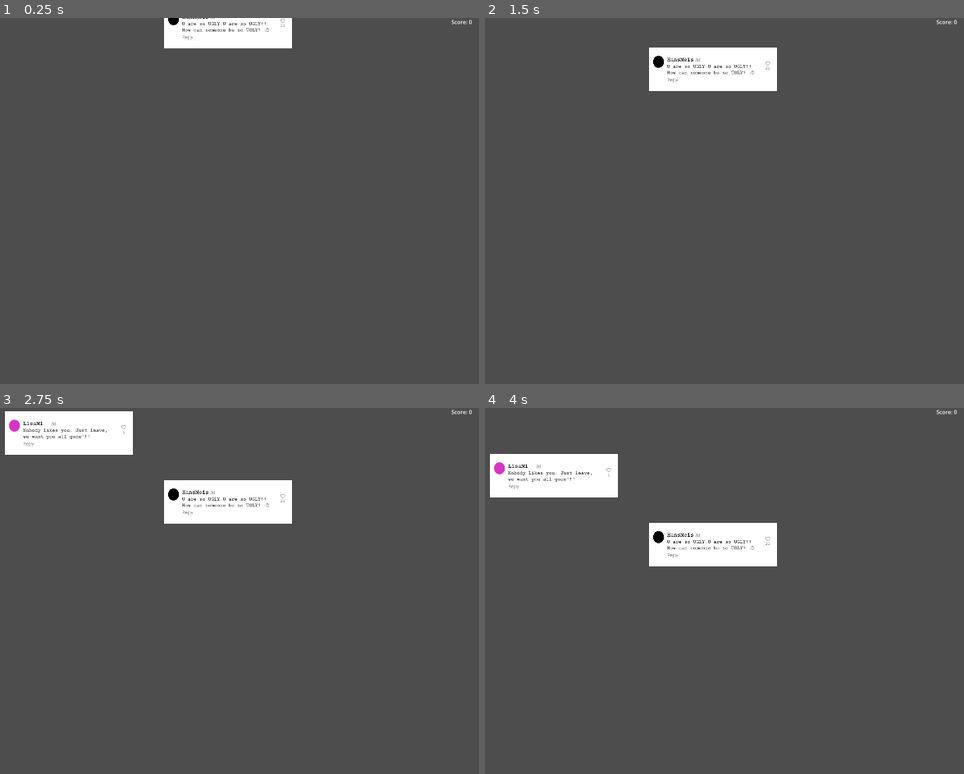
Above: before the commit, frames 1-4 (two rows, left to right).
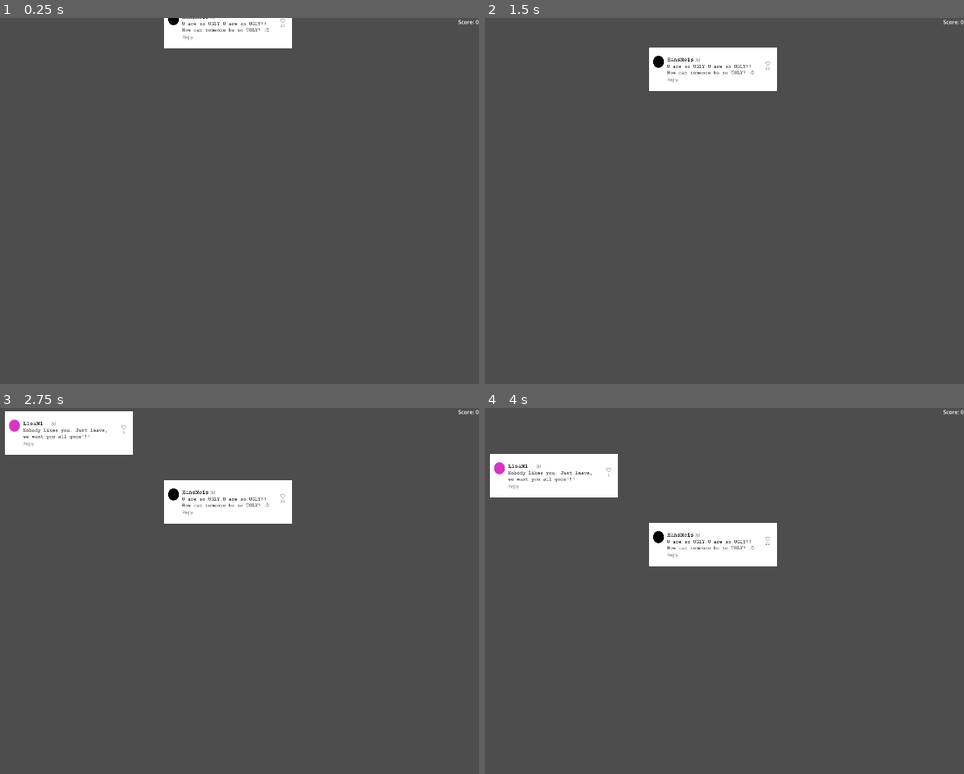
Above: after the commit, the same moments.

Repository: Gultendier/CBG
Game: Godot game, scene res://Main_Scene.tscn
The game is run twice, just before and just after one commit, with the same random seed, the same clock (stepped at 60 frames per second) and the same inputs.
Inputs (mouse positions are in pixels of both pictures, inside the frame that each line leads up to):
- Up to frame 1 (0.25 s): no input
- Up to frame 2 (1.5 s): move the mouse to (781, 182) at 0.52 s; click (781, 182) at 0.67 s; move the mouse to (504, 219) at 1.27 s; click (504, 219) at 1.42 s
- Up to frame 3 (2.75 s): move the mouse to (215, 510) at 2.02 s; click (215, 510) at 2.17 s
- Up to frame 4 (4 s): move the mouse to (604, 664) at 2.77 s; click (604, 664) at 2.92 s; move the mouse to (834, 645) at 3.52 s; click (834, 645) at 3.67 s

The runs differ from the first frame. In frame 1, less than 0.1% of the frame differs, in the area x 94-100%, y 0-2%; in frame 2, less than 0.1%; in frame 3, less than 0.1%; in frame 4, less than 0.1%.

Commit message:
label position is now dynamic

Diff:
--- a/Main_Scene.tscn
+++ b/Main_Scene.tscn
@@ -5,7 +5,17 @@
 [node name="Node2D" type="Node2D"]
 script = ExtResource("1_c1omg")
 
-[node name="Label" type="Label" parent="."]
-offset_left = 1839.0
-offset_right = 1879.0
-offset_bottom = 23.0
+[node name="CanvasLayer" type="CanvasLayer" parent="."]
+
+[node name="HBoxContainer" type="HBoxContainer" parent="CanvasLayer"]
+anchors_preset = 1
+anchor_left = 1.0
+anchor_right = 1.0
+offset_left = -40.0
+offset_bottom = 40.0
+grow_horizontal = 0
+
+[node name="Label" type="Label" parent="CanvasLayer/HBoxContainer"]
+layout_mode = 2
+size_flags_horizontal = 8
+size_flags_vertical = 1
--- a/main_scene.gd
+++ b/main_scene.gd
@@ -19,7 +19,7 @@
 func _ready():
 	# Get the screen size
 	screen_size = get_viewport_rect().size
-
+	print_tree()
 
 	# Start spawning objects
 	spawn_object()
@@ -62,7 +62,7 @@
 
 func update_score_label():
 # Update the Label's text to reflect the global score
-	$Label.text = "Score: " + str(ScoreBoard.score)
+	$CanvasLayer/HBoxContainer/Label.text = "Score: " + str(ScoreBoard.score)
 
 # Function to check the texture ID
 func check_texture_id(falling_object, id_to_check: String) -> bool:
